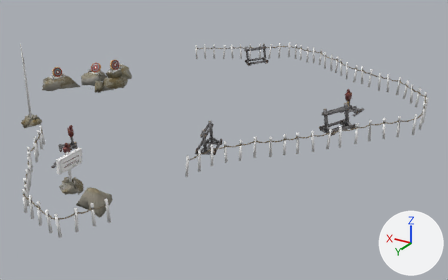
The FBX model Assets/Demos/Resources/Components/Maps/hub/Models/training-fence.fbx: old version first, new version second.
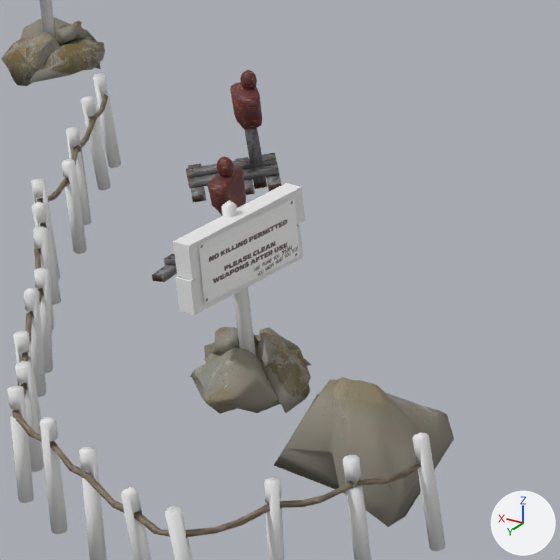
Old and new are each drawn whole from a camera (50 mm lens) standing at (-27.21, -62.64, 23.2) and looking at (0.64, -109.06, -0.01) and again close up on the part from 5% to 30% of the width and 40% to 80% of the height. The axes (+X, +Y, +Z) are drawn at lower right. The lights are the same throughout. The older version's two pictures come first.

The first close-up shows 'training fence'.
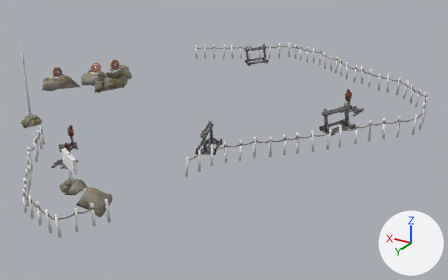
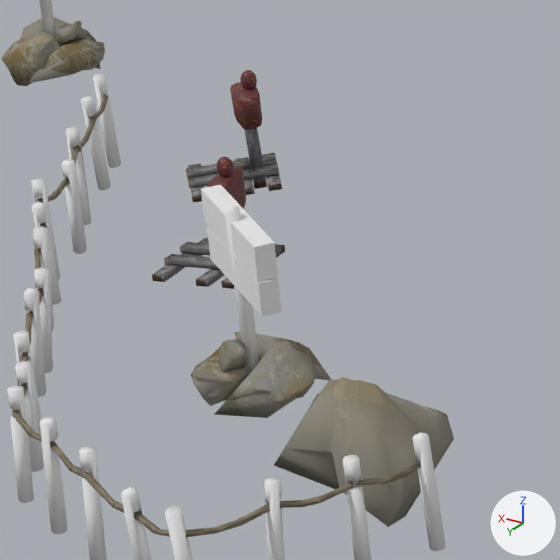
The change, as a diff of the scene's bpy script:
```diff
--- a/Assets/Demos/Resources/Components/Maps/hub/Models/training-fence.fbx.py
+++ b/Assets/Demos/Resources/Components/Maps/hub/Models/training-fence.fbx.py
@@ me_mesh_002 @@
 me_mesh_002.from_pydata(...)  # 8622 vertices, 13438 faces; spans x -16.6..26.0, y -130.0..-87.7, z 0.2..8.7
 # used by ob_training_fence; location = (0.0, 0.0, 0.0)
-me_mesh_002.vertices[7518].co = (4.9, -94.5, 2.5)  # pixel (299, 255)
-me_mesh_002.vertices[7519].co = (4.9, -92.4, 2.5)  # pixel (204, 304)
-me_mesh_002.vertices[7520].co = (4.9, -94.5, 3.5)  # pixel (294, 198)
-me_mesh_002.vertices[7521].co = (4.9, -92.5, 3.5)  # pixel (198, 244)
+# me_mesh_002 part 1: the loose piece of 24 vertices spanning x 5.0..5.3, y -93.5..-93.3, z 0.5..3.8 is turned 62.8 degrees about the z axis through its middle, then moved by (-0.1, 0.1, 0.0)
+# me_mesh_002 part 2: the loose piece of 30 vertices spanning x 4.7..6.0, y -94.4..-93.0, z 0.6..1.2 is turned 62.8 degrees about the z axis through its middle, then moved by (0.0, 0.4, 0.0)
+# me_mesh_002 part 3: the loose piece of 30 vertices spanning x 4.0..5.4, y -94.3..-93.0, z 0.5..1.4 is turned 62.8 degrees about the z axis through its middle, then moved by (0.3, -0.2, 0.0)
+# me_mesh_002 part 4: the loose piece of 67 vertices spanning x 4.2..5.8, y -93.6..-92.3, z 0.4..1.5 is turned 62.8 degrees about the z axis through its middle, then moved by (-0.5, -0.3, 0.0)
+# me_mesh_002 part 5: the loose piece of 67 vertices spanning x 5.2..5.6, y -93.8..-93.1, z 1.1..1.5 is turned 62.8 degrees about the z axis through its middle, then moved by (-0.2, 0.3, 0.0)
+# me_mesh_002 part 6: the loose piece of 8 vertices spanning x 4.9..5.2, y -94.7..-92.3, z 3.0..3.6 is turned 62.8 degrees about the z axis through its middle, then moved by (0.0, 0.1, 0.0)
+# me_mesh_002 part 7: the loose piece of 8 vertices spanning x 4.9..5.2, y -94.6..-92.2, z 2.4..3.0 is turned 62.8 degrees about the z axis through its middle, then moved by (-0.1, 0.0, 0.0)
+# me_mesh_002 part 8
+me_mesh_002.vertices[7518].co = (5.9, -94.1, 2.5)
+me_mesh_002.vertices[7519].co = (4.0, -93.1, 2.5)
+me_mesh_002.vertices[7520].co = (5.9, -94.1, 3.5)
+me_mesh_002.vertices[7521].co = (4.0, -93.1, 3.5)  # pixel (272, 240)
 me_mesh_002.materials.append(mat_piers)
```

Boxes [x1, y1, x2, y2] around the edits, measured in the close-ups (560 x 560 px; the box of a moved part takes in the faces that stretch with it):
part 1 of me_mesh_002, moved or reshaped
    before: [221, 201, 256, 356]
    after: [225, 205, 259, 377]
part 2 of me_mesh_002, moved or reshaped
    before: [204, 335, 311, 366]
    after: [191, 347, 248, 406]
part 3 of me_mesh_002, moved or reshaped
    before: [256, 327, 311, 413]
    after: [234, 331, 331, 380]
part 4 of me_mesh_002, moved or reshaped
    before: [190, 348, 280, 413]
    after: [214, 341, 318, 418]
part 5 of me_mesh_002, moved or reshaped
    before: [212, 327, 259, 356]
    after: [219, 338, 246, 372]
part 6 of me_mesh_002, moved or reshaped
    before: [173, 183, 305, 280]
    after: [201, 184, 278, 282]
part 7 of me_mesh_002, moved or reshaped
    before: [175, 225, 303, 315]
    after: [207, 227, 282, 316]
part 8 of me_mesh_002, moved or reshaped (not visible afterwards)
    before: [199, 198, 300, 304]
